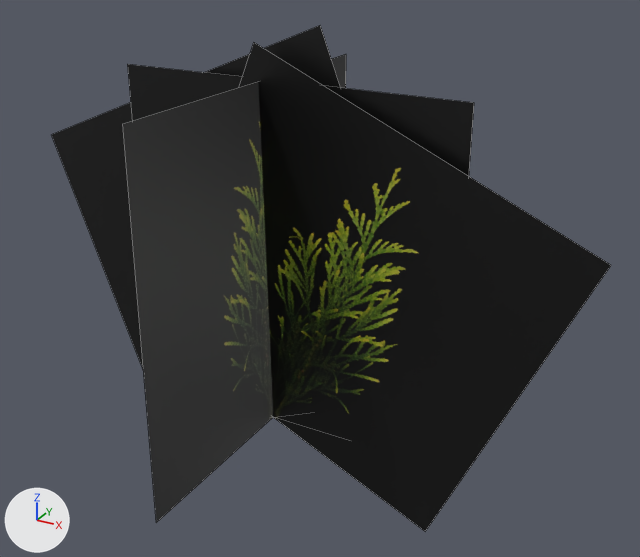
The Blender file Models/Shrubbery/BushJoel.blend, before and after one commit.
The view is the same before and after, from a 50 mm lens placed at (2.31, -3.83, 2.73), pointed at (0.18, 0.06, 0.79). Arrows for +X, +Y and +Z are at lower left; the lights stay in place. Mesh edges are drawn as thin lines.
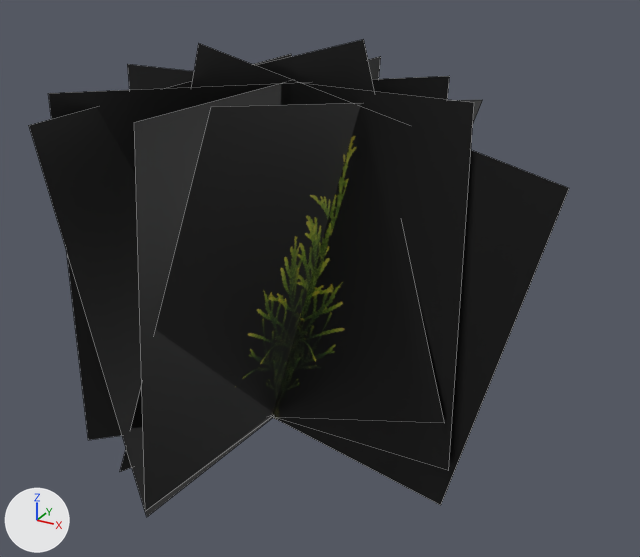
Commit message: updated bush model

Boxes [x1, y1, x2, y2] around the edits, measured in the pictures (640 x 557 px):
'Plane', reshaped: before [52, 25, 611, 531]; after [29, 40, 569, 516]

The change in detail:
me_plane_001 is used by ob_plane; location (0.0, 0.0, 0.854); rotation (-1.571, 0.0, 0.0), in degrees (-90, 0, 0).
me_plane_001 had 16 vertices, 4 faces and spanned x -1.68..1.7, y -1.27..1.45, z -1.11..0.91.
me_plane_001 now has 32 vertices, 8 faces and spans x -1.5..1.46, y -1.23..1.28, z -1.08..1.01.
Part 1, on me_plane_001:
12 vertices move from x -1.68..1.7, y -1.27..1.45, z -1.11..0.91 to x -1.5..1.46, y -1.23..1.28, z -1.08..0.92.
16 vertices are added at x -0.89..0.7, y -1.07..1.12, z -1.08..1.01.
4 new faces join them.
